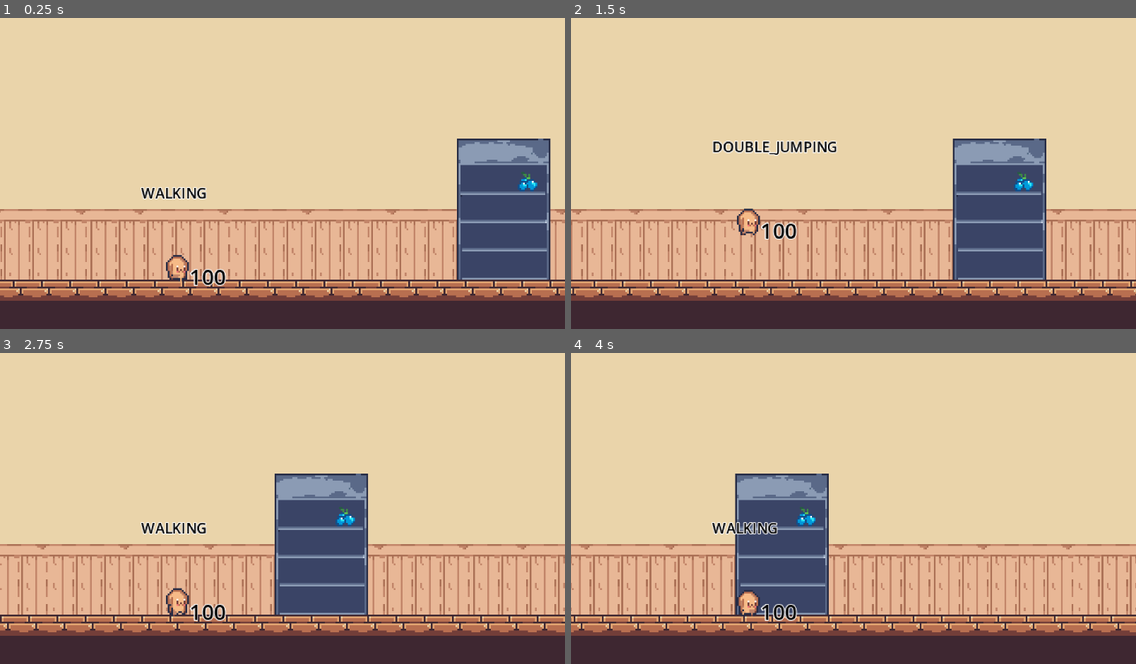
Above: before the commit, frames 1-4 (two rows, left to right).
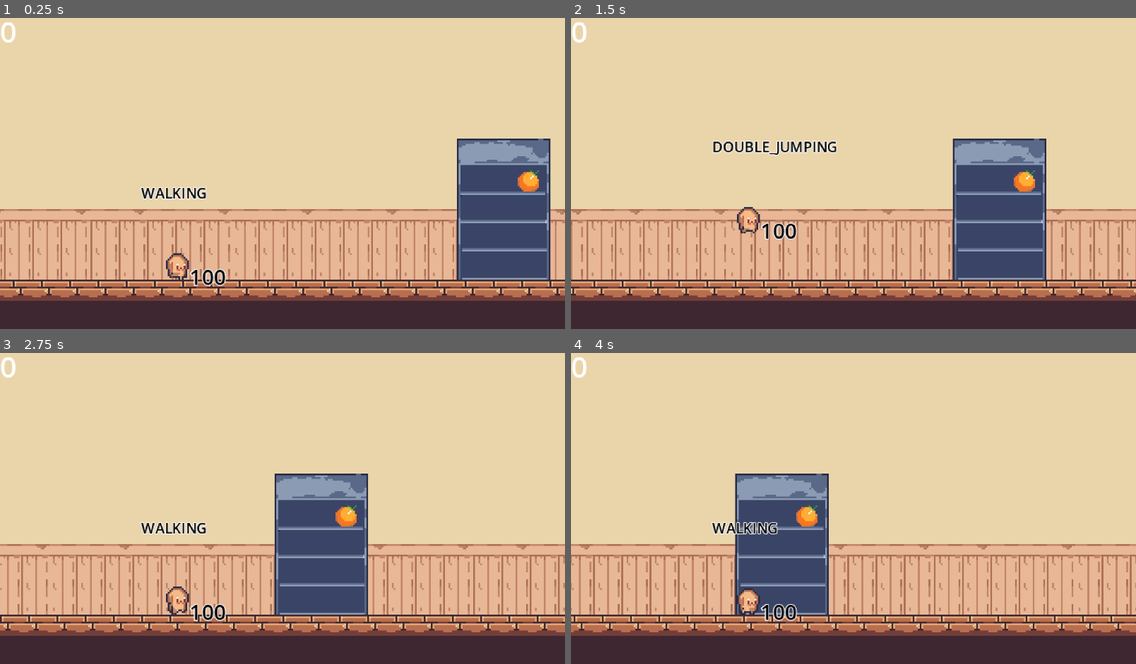
Above: after the commit, the same moments.

Repository: themoeboy/project-memory
Game: Godot game, scene res://src/general/level.tscn
Same seed, same stepped clock (60 frames per second), same inputs: the game is played once before the commit and once after it.
Inputs (mouse positions are in pixels of both pictures, inside the frame that each line leads up to):
- Up to frame 1 (0.25 s): no input
- Up to frame 2 (1.5 s): move the mouse to (977, 154) at 0.52 s; press the mouse at (977, 154) at 0.53 s; hold D (move_right) from 0.53 s (still down); tap Space (jump) at 0.77, 1.07 s; right-click (977, 154) at 0.8 s; move the mouse to (740, 185) at 1.27 s; release the mouse at (740, 185) at 1.28 s; right-click (740, 185) at 1.35 s
- Up to frame 3 (2.75 s): tap Space (jump) at 1.52, 1.55, 1.82, 2.1 s; move the mouse to (339, 436) at 2.02 s; release D (move_right) at 2.03 s; press the mouse at (339, 436) at 2.03 s; hold A (move_left) from 2.03 s (still down)
- Up to frame 4 (4 s): move the mouse to (825, 567) at 2.77 s; release A (move_left) at 2.78 s; release the mouse at (825, 567) at 2.78 s; hold D (move_right) from 2.78 s (still down); tap Shift (dash) at 2.85 s; tap Space (jump) at 3.02, 3.32, 3.77, 3.8 s; right-click (825, 567) at 3.05 s; move the mouse to (1023, 552) at 3.52 s; press the mouse at (1023, 552) at 3.53 s

The runs differ from the first frame. In frame 1, 0.5% of the frame differs, in the area x 0-96%, y 1-85%; in frame 2, 0.5%, in the area x 0-83%, y 1-70%; in frame 3, 0.5%; in frame 4, 0.5%.

Commit message:
Money gathering

Diff:
--- a/src/general/level.gd
+++ b/src/general/level.gd
@@ -10,8 +10,11 @@
 @export var projectile_spawn_distance: float = 300  # How far to the right of player to spawn
 @export var projectile_vertical_variance_max: float = 48
 
+
+# Children nodes
 @onready var projectile_timer = $projectile_timer
 @onready var onscreen_layer = $onscreen_layer
+@onready var ui_layer = $ui_layer
 
 var player_ref
 var last_chunk_x = 0
@@ -26,6 +29,7 @@
 
 func _process(_delta):
 	UTIL.onscreen_layer_ref = onscreen_layer
+	update_ui()
 	if player_ref:
 		var player_x = player_ref.global_position.x
 		if player_x + (preload_chunks * chunk_length) > last_chunk_x and last_chunk_x < finish_distance:
@@ -90,3 +94,6 @@
 	spawn_projectile()
 	randomize_timer()
 	pass # Replace with function body.
+
+func update_ui():
+	ui_layer.update_money_label()
--- a/src/general/level.tscn
+++ b/src/general/level.tscn
@@ -7,6 +7,7 @@
 [ext_resource type="Texture2D" uid="uid://d3lofbmwfgaxd" path="res://assets/environment/bg.png" id="5_0rxcc"]
 [ext_resource type="PackedScene" uid="uid://dvsn0t6uukso2" path="res://src/ui/warning.tscn" id="5_eegbk"]
 [ext_resource type="PackedScene" uid="uid://l85yqf8v2y5" path="res://src/player/player.tscn" id="5_hfv6q"]
+[ext_resource type="Script" uid="uid://bk82sch1ke44m" path="res://src/general/ui_layer.gd" id="8_msyly"]
 
 [sub_resource type="ShaderMaterial" id="ShaderMaterial_fyndt"]
 shader = ExtResource("2_eegbk")
@@ -18,6 +19,14 @@
 projectile_scene = ExtResource("4_t41yl")
 warning_scene = ExtResource("5_eegbk")
 chunk_length = 1024
+
+[node name="ui_layer" type="CanvasLayer" parent="."]
+script = ExtResource("8_msyly")
+
+[node name="money" type="Label" parent="ui_layer"]
+offset_right = 40.0
+offset_bottom = 23.0
+text = "10"
 
 [node name="parallax" type="ParallaxBackground" parent="."]
 
--- /dev/null
+++ b/src/general/ui_layer.gd
@@ -0,0 +1,6 @@
+extends CanvasLayer
+
+@onready var money_label: Label = $money
+
+func update_money_label():
+	money_label.text = str(UTIL.money)
--- a/src/helpers/util.gd
+++ b/src/helpers/util.gd
@@ -7,10 +7,23 @@
 var onscreen_layer_ref
 var can_dash : bool = false
 
-const all_items = [
-	'blueberry',
-	'orange'
-]
+
+# Progress
+var money = 0
+
+
+
+const all_items = {
+	"orange": {
+		"name": "orange",
+		"value": 10
+	},
+	"blueberry": {
+		"name": "blueberry",
+		"value": 20
+	}
+}
+var all_items_array = all_items.keys()
 
 func freeze_frame(timescale: float, duration: float ) -> void:
 	Engine.time_scale = timescale
--- a/src/objects/item.gd
+++ b/src/objects/item.gd
@@ -2,15 +2,18 @@
 
 @onready var sprite: Sprite2D = $sprite
 var item_name: String = "orange"
+var item_value: int
 
 func _ready():
 	if item_name != "":
 		var path = "res://assets/items/%s.png" % item_name
 		var texture = load(path)
+		item_value = UTIL.all_items[item_name].value
 		if texture:
 			sprite.texture = texture
 		else:
 			print("❌ Could not load item sprite:", path)
 func gather():
 	if(Input.is_action_pressed("gather")):
+		UTIL.money = UTIL.money + item_value
 		queue_free()
--- a/src/objects/shelf.gd
+++ b/src/objects/shelf.gd
@@ -36,7 +36,7 @@
 
 		item_instance.position = Vector2(pos_x, pos_y)
 
-		var random_index = randi() % UTIL.all_items.size()
-		item_instance.item_name = UTIL.all_items[random_index]
+		var random_index = randi() % UTIL.all_items_array.size()
+		item_instance.item_name = UTIL.all_items_array[random_index]
 
 		add_child(item_instance)
--- a/src/player/player.gd
+++ b/src/player/player.gd
@@ -118,8 +118,8 @@
 		ENUMS.player_state.DOUBLE_JUMPING:
 			double_jump()
 			current_state = ENUMS.player_state.DOUBLE_JUMPING
-
-
+		ENUMS.player_state.HURTING:
+			current_state = ENUMS.player_state.HURTING
 
 
 func handle_idle_state(delta):
@@ -295,11 +295,11 @@
 
 func take_damage(amount: int):
 	if current_state != ENUMS.player_state.HURTING:
+		go_to_state(ENUMS.player_state.HURTING)
 		hurt_timer = HURT_TIME
 		push_character(50)
 		UTIL.flash_blinking(sprite, 0.3, 0.1)
 		UTIL.freeze_frame(0.2, HURT_TIME)
-		current_state = ENUMS.player_state.HURTING
 		health_component.take_damage(amount)
 
 
--- a/src/player/player.tscn
+++ b/src/player/player.tscn
@@ -105,7 +105,7 @@
 [node name="sprite" type="Sprite2D" parent="."]
 texture_filter = 2
 material = SubResource("ShaderMaterial_x42xx")
-position = Vector2(-17, -22)
+position = Vector2(-17, -23)
 texture = ExtResource("3_x42xx")
 centered = false
 hframes = 12
Not shown: 1 places in src/general/level.tscn that only renumber resources
Not shown, added: src/general/ui_layer.gd.uid
